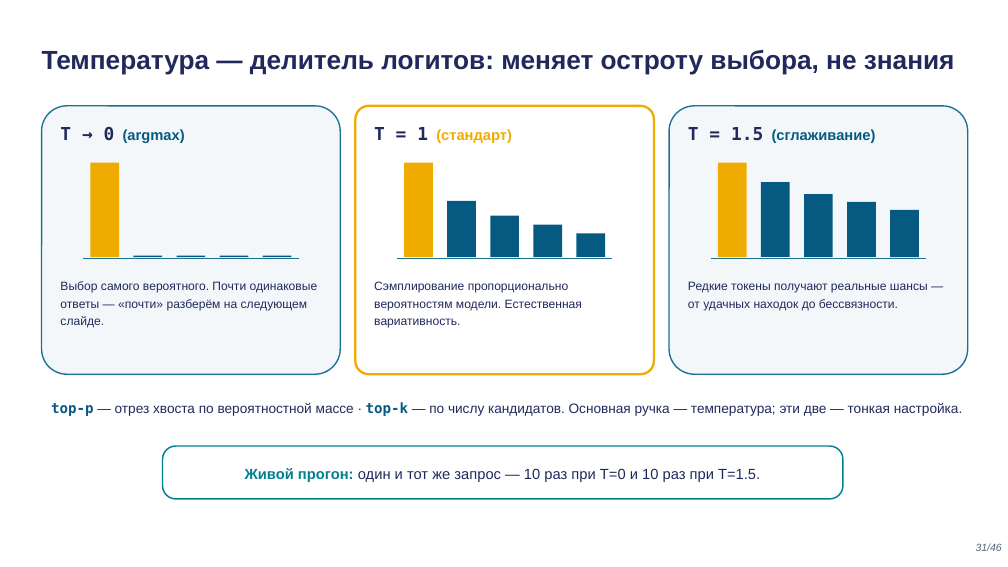
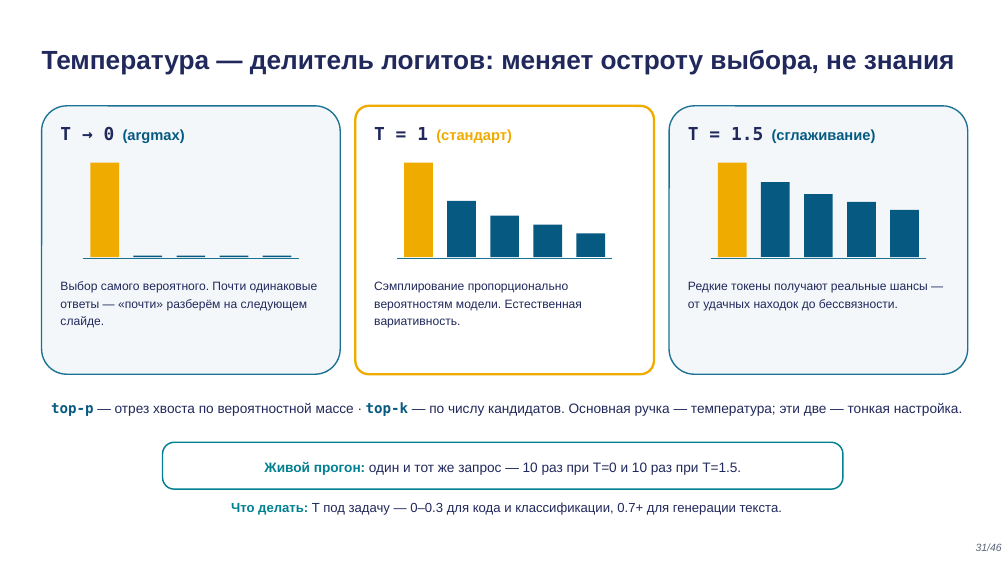
Before and after one commit to tellina-study/AI-usage-lessons, a slide deck: slide 31 of library/lectures/lec-02/rendered/lec-02.pptx. Drawn at 1008x567 pixels with LibreOffice and Linux fonts; fonts in the diff are those of the drawing. Boxes give left, top, right and bottom in pixels: in the first picture for what was removed or moved away, otherwise in the second. Text is boxed around its words. In the diff, an @@ line names an element or a change of style, - is before the commit and + after.

```diff
--- a/library/lectures/lec-02/rendered/lec-02.pptx
+++ b/library/lectures/lec-02/rendered/lec-02.pptx
@@ rounded rectangle: place and size @@
-rounded rectangle at bbox=[163, 446, 843, 499]
+rounded rectangle at bbox=[163, 442, 843, 489]
@@ text "Живой прогон: один и тот ..." at bbox=[264, 462, 741, 475]: size 14 to 13 pt @@
@@ text added at bbox=[231, 502, 782, 515], 12.5 pt, text #21295C @@
+Что делать: T под задачу — 0–0.3 для кода и классификации, 0.7+ для генерации текста.
```
Also in this commit, not shown: 7 other slides changed, 12 other files.
